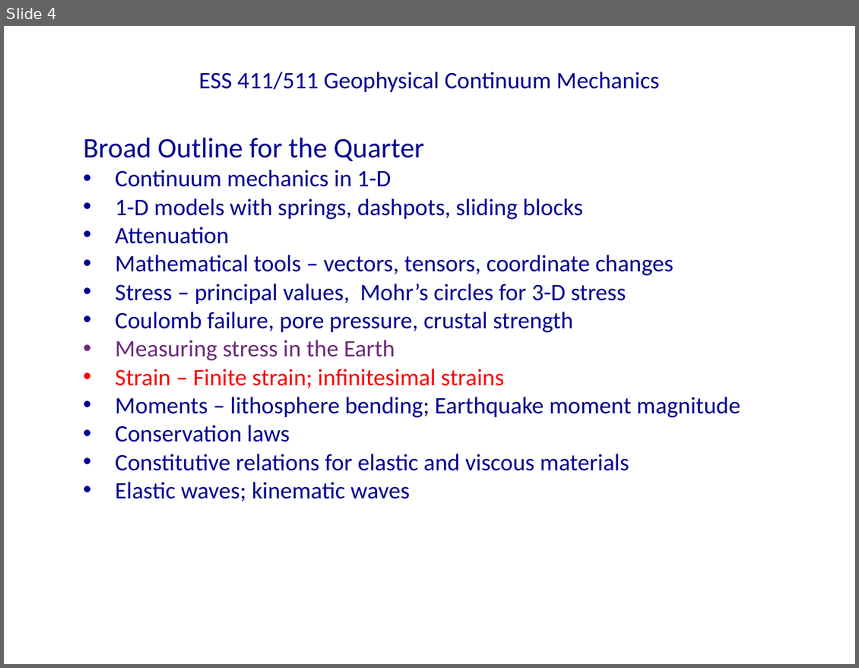
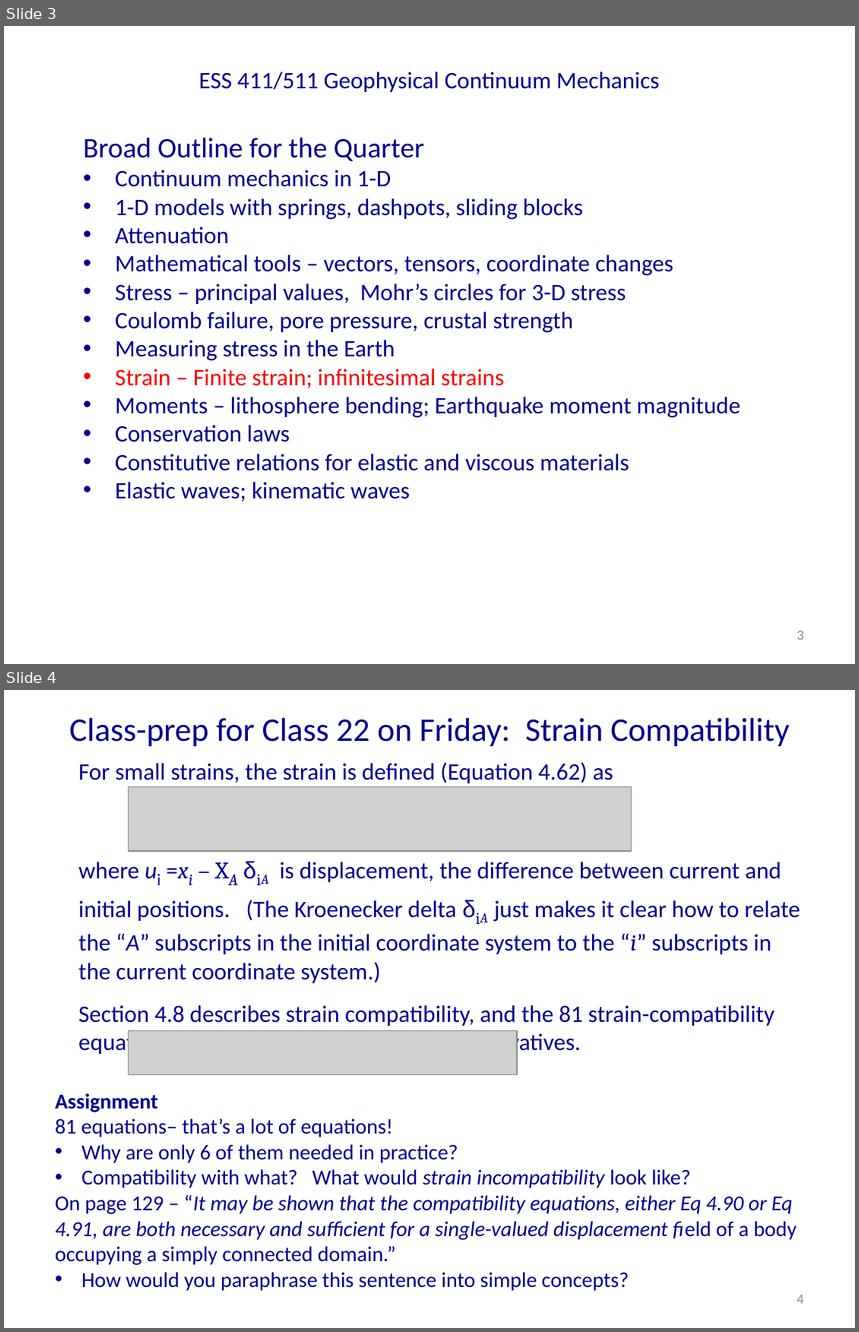
Before and after one commit to UW-geophysics-edu/ess-411-511, a slide deck: lectures/pptx/ESS411_511_Class_21.pptx. Shown one above the other, each under a label of ours: slide 4 before the commit, slides 3 and 4 after it. The pictures are 859x668 and 859x1332 pixels, drawn with LibreOffice and Linux fonts; fonts in the diff are those of the drawing; grey boxes stand for pictures. Boxes give left, top, right and bottom in pixels: in the first picture for what was removed or moved away, otherwise in the second. Text is boxed around its words. In the diff, an @@ line names an element or a change of style, - is before the commit and + after.

```diff
--- a/lectures/pptx/ESS411_511_Class_21.pptx
+++ b/lectures/pptx/ESS411_511_Class_21.pptx
@@ slide 4 added at [4,690,855,1328], background #FFFFFF @@
@@ title added at [69,717,789,746], 28 pt, text #000090 @@
+Class-prep for Class 22 on Friday: Strain Compatibility
@@ text added at [78,762,614,783], 20 pt, text #000090 @@
+For small strains, the strain is defined (Equation 4.62) as
@@ picture added at [129,787,633,851] @@
@@ text added at [78,862,800,1056], 20 pt, text #000090 @@
+where ui =xi – XA δiA is displacement, the difference between current and initial positions. (The Kroenecker delta δiA just makes it clear how to relate the “A” subscripts in the initial coordinate system to the “i” subscripts in the current coordinate system.)
+Section 4.8 describes strain compatibility, and the 81 strain-compatibility equations that relate the various second derivatives.
@@ picture added at [129,1031,517,1075] @@
@@ text added at [55,1094,797,1291], 18 pt, text #000090 @@
+Assignment
+81 equations– that’s a lot of equations!
+• Why are only 6 of them needed in practice?
+• Compatibility with what? What would strain incompatibility look like?
+On page 129 – “It may be shown that the compatibility equations, either Eq 4.90 or Eq 4.91, are both necessary and sufficient for a single-valued displacement field of a body occupying a simply connected domain.”
+• How would you paraphrase this sentence into simple concepts?
@@ page number added at [797,1295,804,1304], 12 pt, text #8C8C8C @@
+4
@@ what was slide 4 is now slide 3 @@
@@ slide 3 changed as well @@
@@ text at [115,340,395,361]: text colour #6D287B to #000090 in "Measuring stress in the Earth" @@
@@ page number added at [797,631,804,640], 12 pt, text #8C8C8C @@
+3
```
Also in this commit, not shown: 3 other slides changed, 13 other slides added, 29 slides removed, 2 other files.
